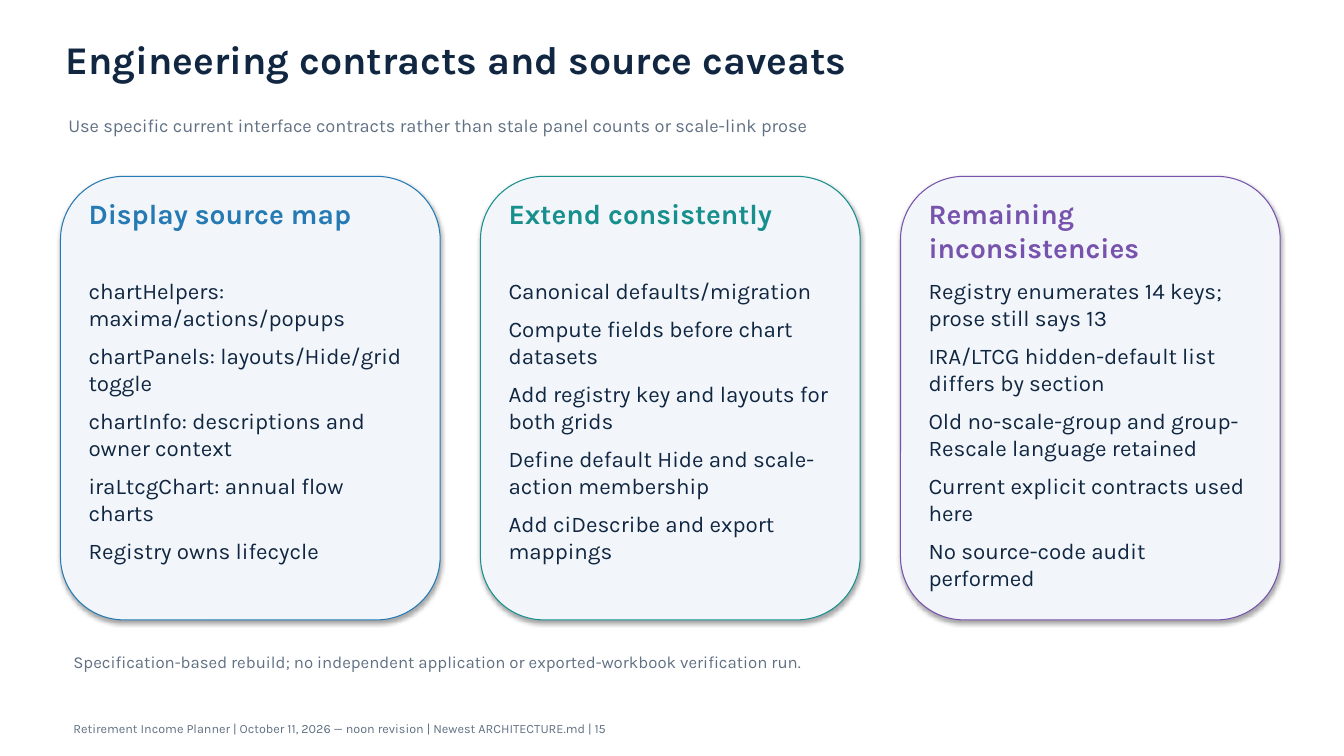
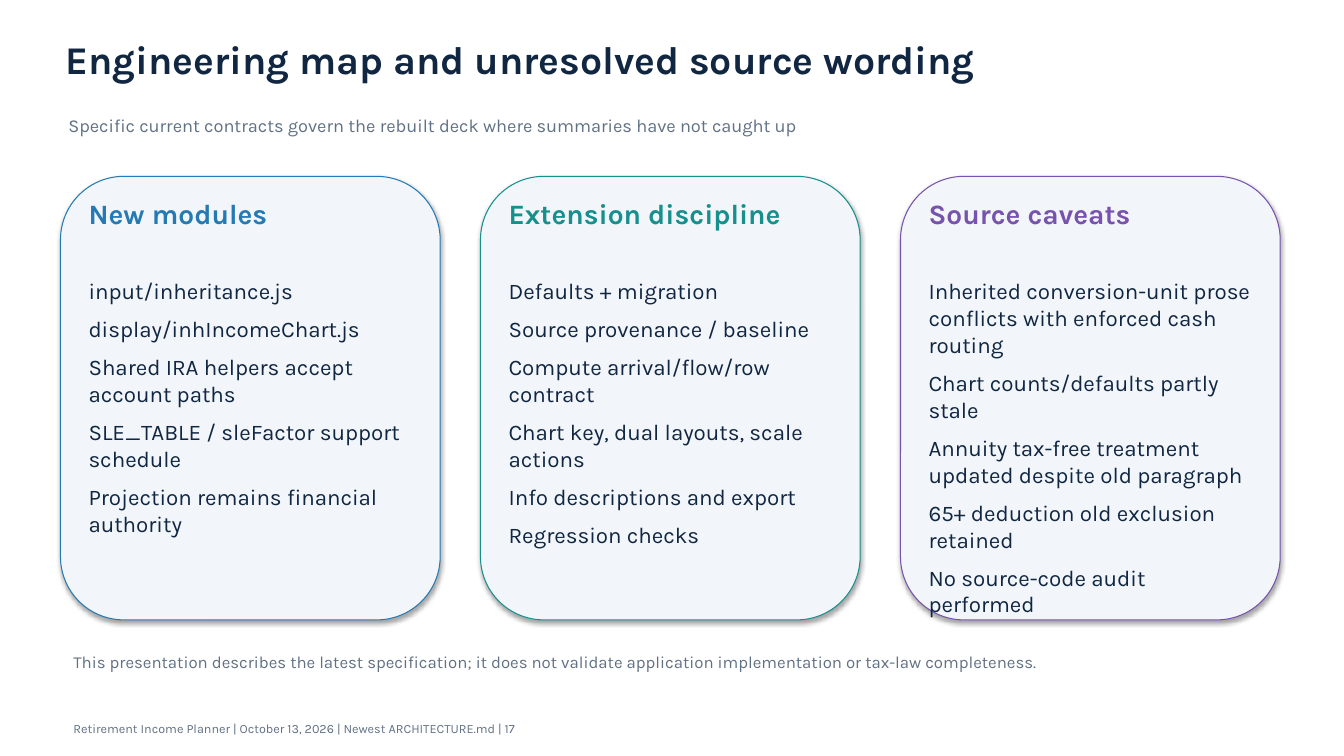
Before and after one commit to howardc64/retirefin, a slide deck: slide 17 of docs/retirement_income_planner_architecture.pptx (slide 15 before the commit). Drawn at 1344x756 pixels with LibreOffice and Linux fonts; fonts in the diff are those of the drawing. Boxes give left, top, right and bottom in pixels: in the first picture for what was removed or moved away, otherwise in the second. Text is boxed around its words. In the diff, an @@ line names an element or a change of style, - is before the commit and + after.

```diff
--- a/docs/retirement_income_planner_architecture.pptx
+++ b/docs/retirement_income_planner_architecture.pptx
@@ text at (x1=65, y1=46, x2=974, y2=84): text changed @@
-Engineering contracts and source caveats
+Engineering map and unresolved source wording
@@ text at (x1=68, y1=119, x2=797, y2=137): text changed @@
-Use specific current interface contracts rather than stale panel counts or scale-link prose
+Specific current contracts govern the rebuilt deck where summaries have not caught up
@@ text at (x1=89, y1=204, x2=267, y2=225): text changed @@
-Display source map
+New modules
@@ text at (x1=509, y1=204, x2=780, y2=231): text changed @@
-Extend consistently
+Extension discipline
@@ text at (x1=929, y1=205, x2=1131, y2=225): text changed @@
-Remaining inconsistencies
+Source caveats
@@ text at (x1=89, y1=282, x2=400, y2=538): text changed @@
-chartHelpers: maxima/actions/popups
-chartPanels: layouts/Hide/grid toggle
-chartInfo: descriptions and owner context
-iraLtcgChart: annual flow charts
-Registry owns lifecycle
+input/inheritance.js
+display/inhIncomeChart.js
+Shared IRA helpers accept account paths
+SLE_TABLE / sleFactor support schedule
+Projection remains financial authority
@@ text at (x1=509, y1=283, x2=810, y2=549): text changed @@
-Canonical defaults/migration
-Compute fields before chart datasets
-Add registry key and layouts for both grids
-Define default Hide and scale-action membership
-Add ciDescribe and export mappings
+Defaults + migration
+Source provenance / baseline
+Compute arrival/flow/row contract
+Chart key, dual layouts, scale actions
+Info descriptions and export
+Regression checks
@@ text at (x1=929, y1=283, x2=1250, y2=549): text changed @@
-Registry enumerates 14 keys; prose still says 13
-IRA/LTCG hidden-default list differs by section
-Old no-scale-group and group-Rescale language retained
-Current explicit contracts used here
+Inherited conversion-unit prose conflicts with enforced cash routing
+Chart counts/defaults partly stale
+Annuity tax-free treatment updated despite old paragraph
+65+ deduction old exclusion retained
@@ text at (x1=73, y1=656, x2=1036, y2=672): text changed @@
-Specification-based rebuild; no independent application or exported-workbook verification run.
+This presentation describes the latest specification; it does not validate application implementation or tax-law completeness.
@@ text at (x1=73, y1=724, x2=515, y2=734): text changed @@
-Retirement Income Planner | October 11, 2026 — noon revision | Newest ARCHITECTURE.md | 15
+Retirement Income Planner | October 13, 2026 | Newest ARCHITECTURE.md | 17
```
Also in this commit, not shown: 6 other slides changed, 10 slides added, 8 slides removed, 16 other files.
